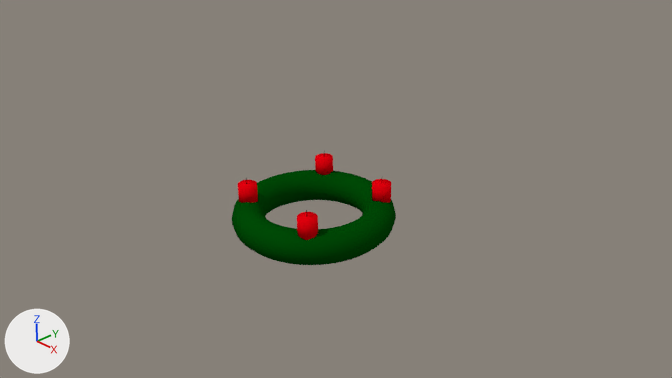
The Blender file Projekt/01-Model/SK_Advendskranz.blend: old version first, new version second.
Rendered twice from the file's camera 'Camera'. The lights are fixed; the arrows at lower left show +X, +Y and +Z.
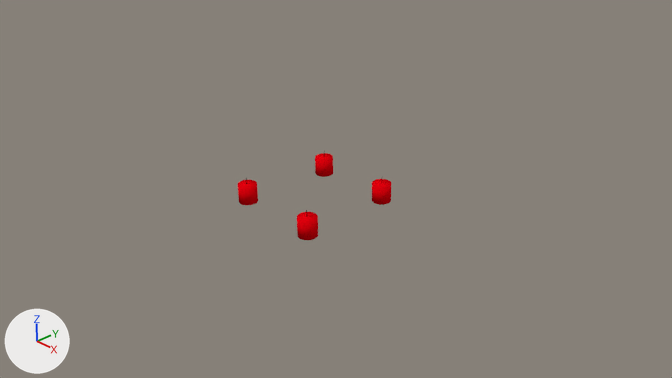
Pixel boxes (x1, y1, x2, y2) of what changed, in the pictures (672 x 378 px):
'Torus', hidden (green): before (232, 170, 396, 265)

What the commit changed:
Object 'Torus' (ob_torus) is now hidden.
